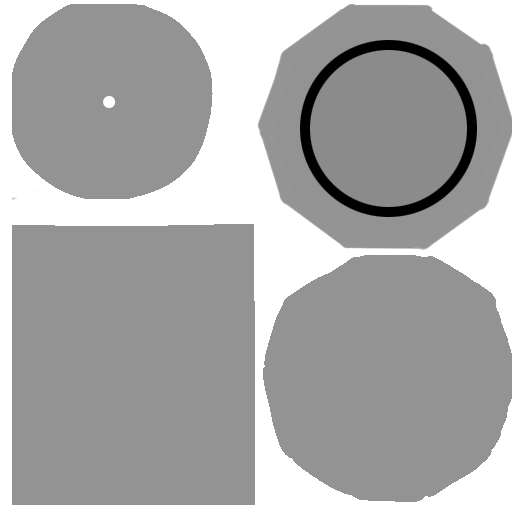
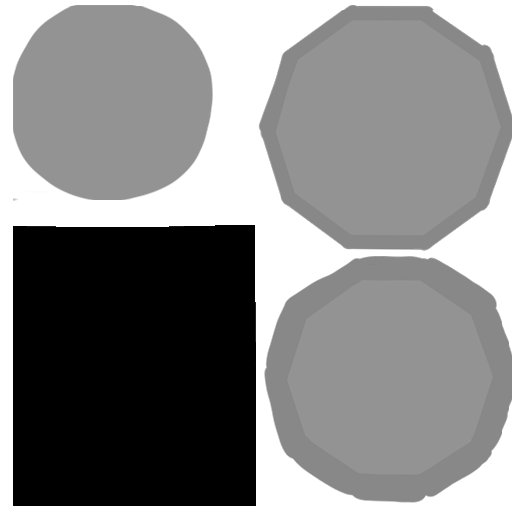
The second 512x512 image is a revision of the first. Changes to its layers:
hid "battNormal", painted on it over (12, 4, 512, 506)
renamed "battNormal_" to "Spec", showed it, painted on it over (12, 4, 512, 506)
